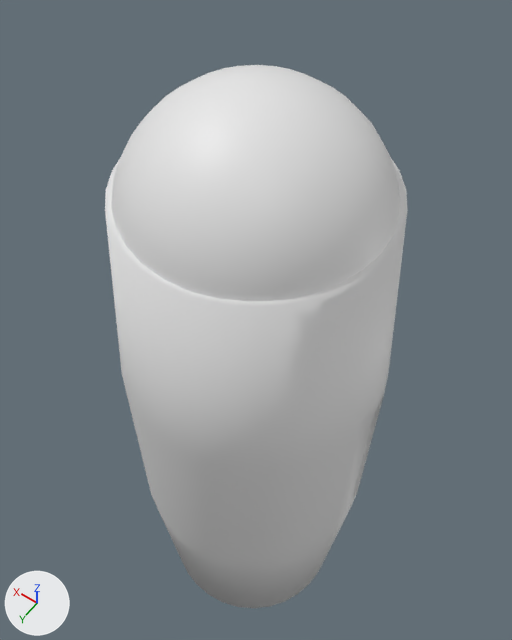
A saved change to the FBX model Capstone_Concept/Assets/Models/grapple.fbx.
Before and after are seen from a camera (50 mm lens) standing at (-3.58, 3.08, 9.13) and looking at (-1.2, -0.24, 3.91). Lighting does not change. The marker at lower left points along +X, +Y and +Z. Where no turn or scale is listed for an object, it has been applied to the vertices.

The scene before the commit, as lines of its bpy script (objects in view):
```python
me_cylinder_001 = bpy.data.meshes.new('Cylinder.001')
me_cylinder_001.from_pydata(...)  # 300 vertices, 270 faces; spans x -1.16..1.17, y -5.21..-2.89, z 2.02..7.89
# faces by material slot: [241, 3, 14, 12]
me_cylinder_001.materials.append(mat_grapplebase_001)  # white #e7e7e7
me_cylinder_001.materials.append(mat_blue_emissive_001)  # white #e7e7e7
me_cylinder_001.materials.append(mat_glass)  # white #e7e7e7
me_cylinder_001.materials.append(mat_material)  # white #e7e7e7
me_sphere = bpy.data.meshes.new('Sphere')
me_sphere.from_pydata(...)  # 288 vertices, 288 faces; spans x -0.72..1.26, y -0.97..1.01, z 6.69..7.71
ob_cylinder_001 = bpy.data.objects.new('Cylinder.001', me_cylinder_001)
ob_cylinder_001.location = (-1.48, 4.22, -1.95)
ob_sphere = bpy.data.objects.new('Sphere', me_sphere)
ob_sphere.location = (-1.76, 0.14, -1.01)
```
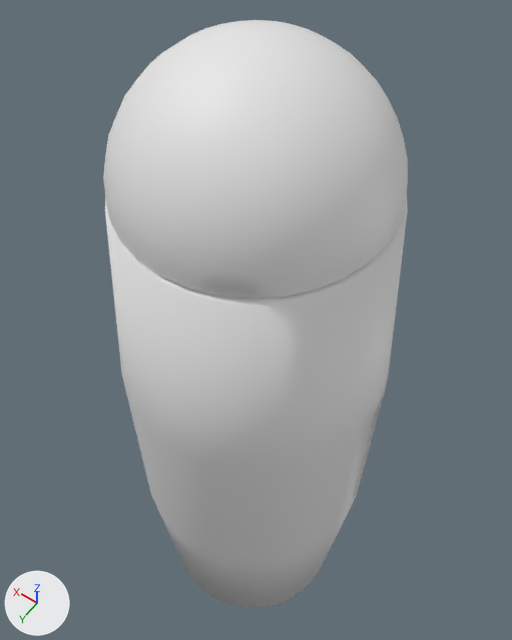
The newer file is also turned or shifted as a whole; pictures and numbers use the older file's frame.

Boxes (x1, y1, x2, y2) around the edits, measured in the pictures (512 x 640 px):
```json
{"object": "Cylinder.001", "change": "reshaped", "before": [105, 157, 408, 608], "after": [103, 20, 408, 608]}
{"object": "Sphere", "change": "deleted", "before": [111, 65, 400, 301]}
{"part": 1, "of": "me_cylinder_001", "change": "added", "after": [103, 20, 408, 299]}
```

The change, as JSON lines over the scene's bpy script:
```json
{"block": "me_cylinder_001", "where": "# used by ob_cylinder_001; location = (-1.48, 4.22, -1.95)"}
{"op": "remove", "block": "me_cylinder_001", "code": "me_cylinder_001.from_pydata(...)  # 300 vertices, 270 faces; spans x -1.16..1.17, y -5.21..-2.89, z 2.02..7.89"}
{"op": "add", "block": "me_cylinder_001", "code": "me_cylinder_001.from_pydata(...)  # 588 vertices, 558 faces; spans x -1.16..1.17, y -5.21..-2.89, z 2.02..8.92"}
{"block": "me_cylinder_001", "change": "me_cylinder_001 part 1: a new loose piece of 288 vertices spanning x -0.98..0.99, y -5.08..-3.1, z 7.91..8.92, in mat_grapplebase_001 (white #e7e7e7)"}
{"op": "remove", "block": "ob_sphere", "code": ["ob_sphere = bpy.data.objects.new('Sphere', me_sphere)", "ob_sphere.location = (-1.76, 0.14, -1.01)"]}
```
